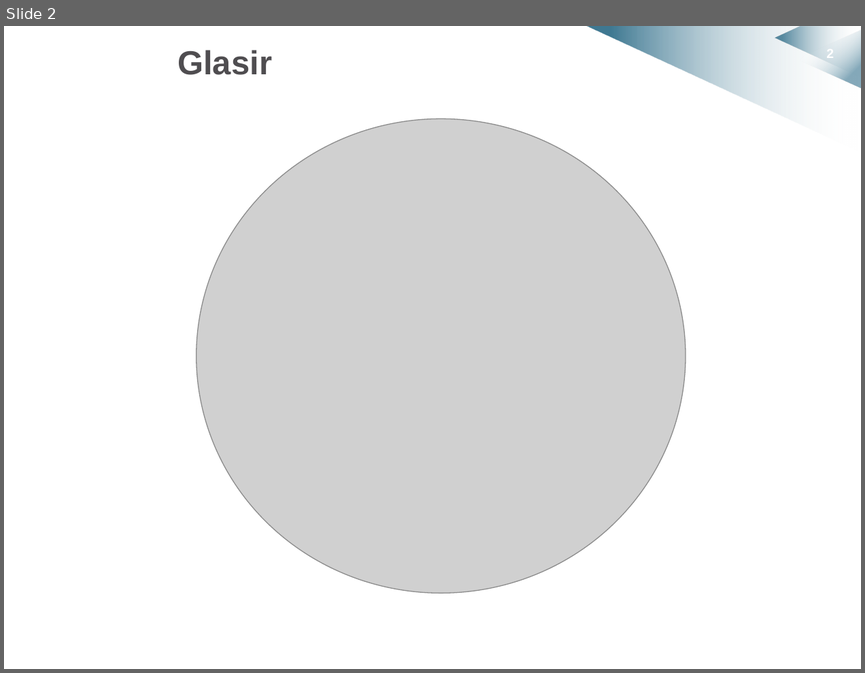
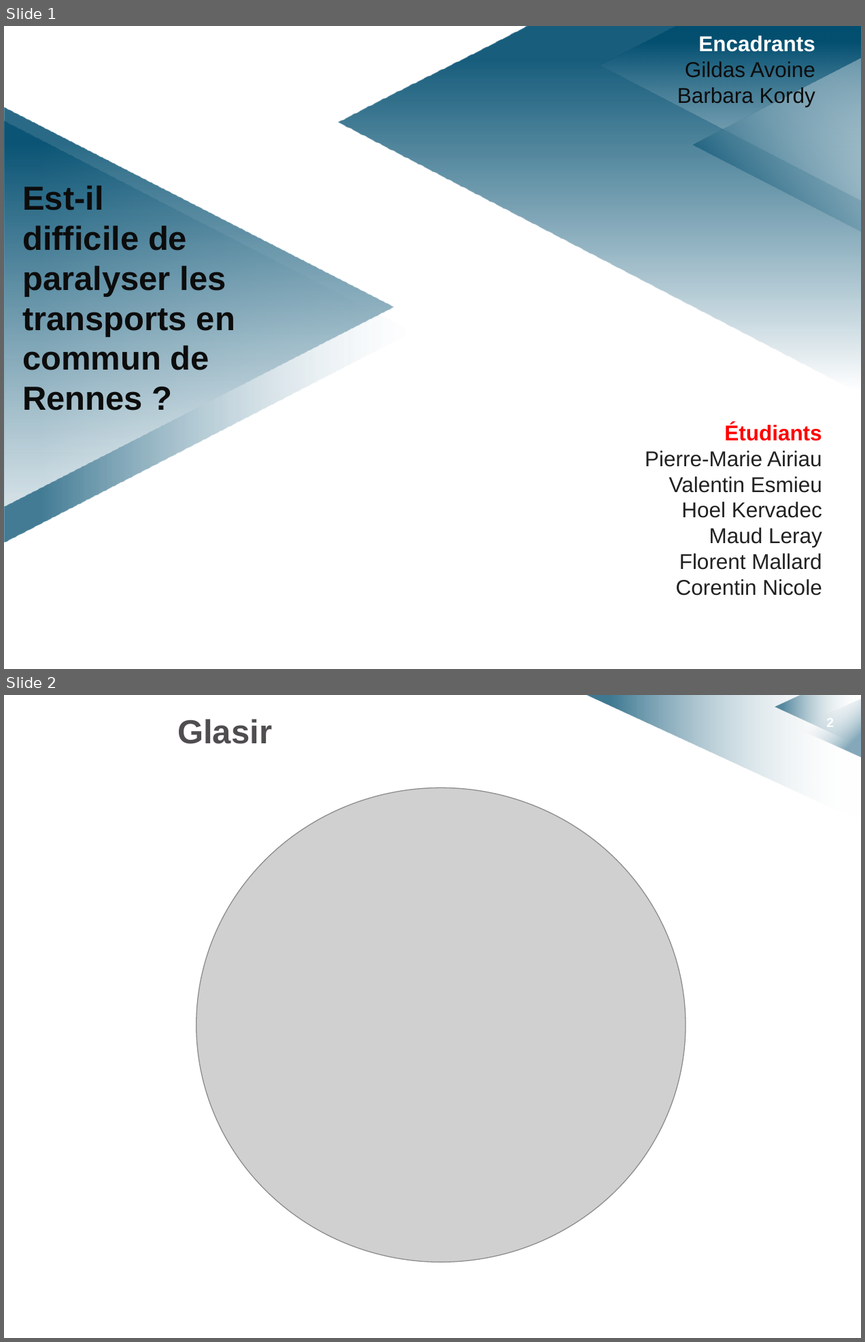
Before and after one commit to HKervadec/korrigolo, a slide deck: soutenances/projet_decembre/soutenance_projet_decembre.pptx. Shown one above the other, each under a label of ours: slide 2 before the commit, slides 1 and 2 after it. The pictures are 865x673 and 865x1342 pixels, drawn with LibreOffice and Linux fonts; fonts in the diff are those of the drawing; grey boxes stand for pictures; background and template pictures are left out. Boxes give left, top, right and bottom in pixels: in the first picture for what was removed or moved away, otherwise in the second. Text is boxed around its words. In the diff, an @@ line names an element or a change of style, - is before the commit and + after.

```diff
--- a/soutenances/projet_decembre/soutenance_projet_decembre.pptx
+++ b/soutenances/projet_decembre/soutenance_projet_decembre.pptx
@@ slide 1 added at (4,26,861,669), background #FFFFFF; not listed: 1 template element that a slide beside it also shows @@
@@ rectangle added at (4,26,861,669), fill #FFFFFF @@
@@ freeform shape added at (338,26,861,393), fill gradient #FFFFFF to #004D6F @@
@@ freeform shape added at (586,26,861,152), fill gradient #FFFFFF to #9BBB59 @@
@@ freeform shape added at (600,26,861,201), fill gradient #FFFFFF to #004D6F @@
@@ text added at (677,36,815,107), 18 pt, text #0C0C0C @@
+Encadrants
+Gildas Avoine
+Barbara Kordy
@@ freeform shape added at (774,27,860,77), fill gradient #FFFFFF to #004D6F @@
@@ triangle added at (797,30,861,88), fill gradient #FFFFFF to #004D6F @@
@@ triangle added at (692,57,861,233), fill gradient #FFFFFF to #004D6F @@
@@ triangle added at (5,107,394,505), fill gradient #FFFFFF to #004D6F @@
@@ triangle added at (5,121,412,541), fill gradient #FFFFFF to #004D6F @@
@@ text added at (22,185,235,410), 28 pt, text #0C0C0C, bold @@
+Est-il
+difficile de
+paralyser les
+transports en
+commun de
+Rennes ?
@@ text added at (645,423,822,595), 18 pt, text #212121 @@
+Étudiants
+Pierre-Marie Airiau
+Valentin Esmieu
+Hoel Kervadec
+Maud Leray
+Florent Mallard
+Corentin Nicole
```
Also in this commit, not shown: 1 slide removed.
